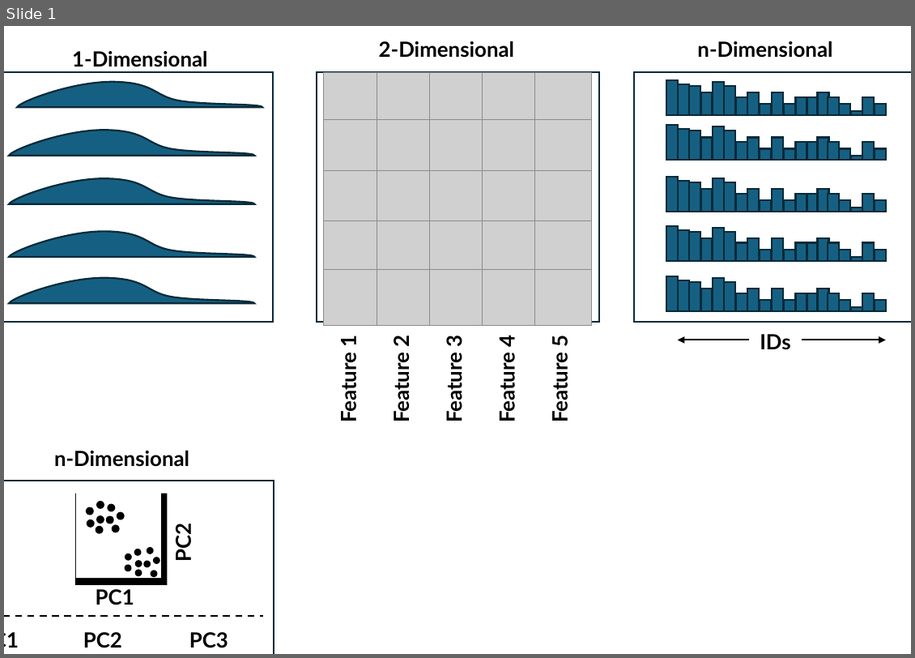
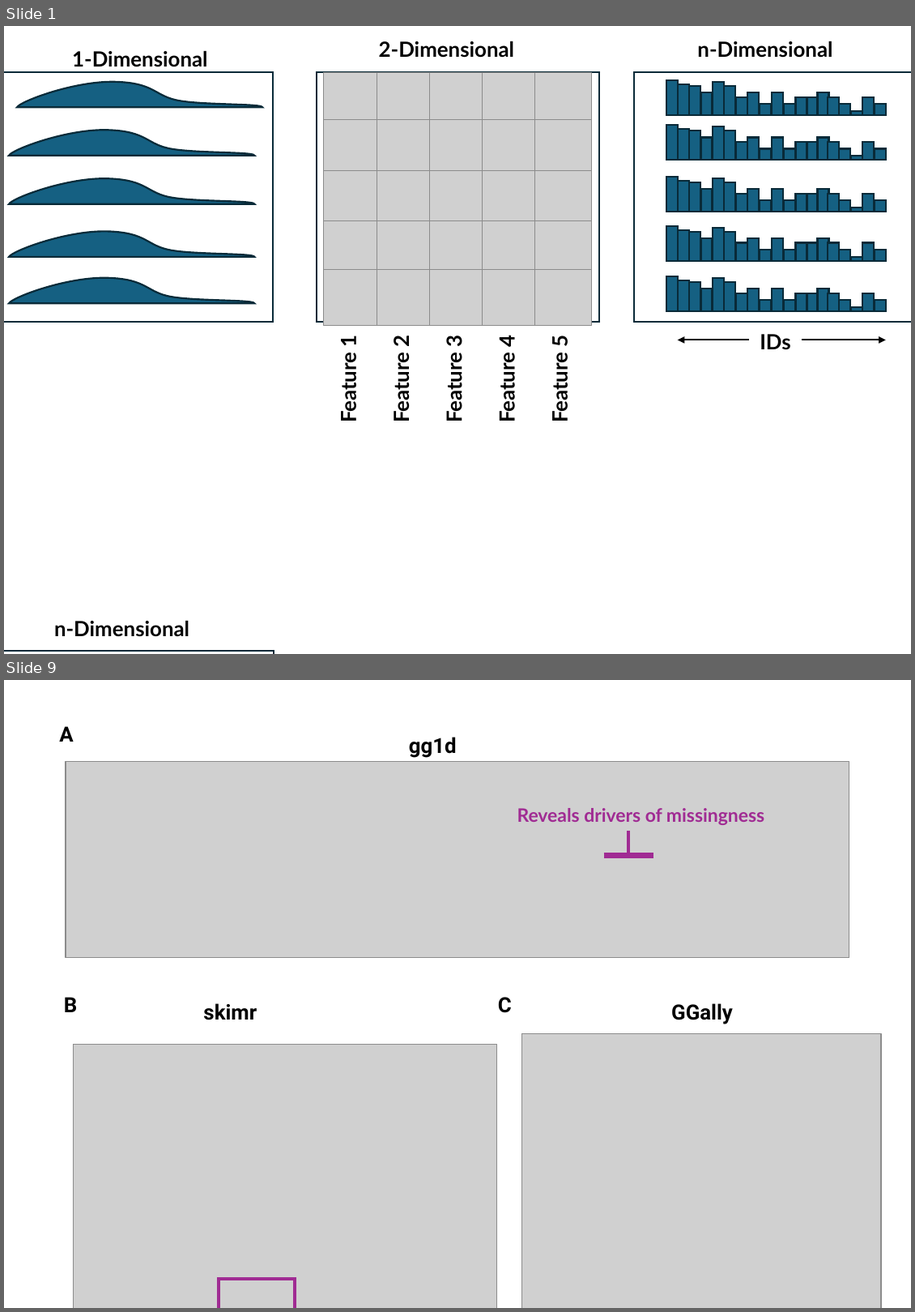
Before and after one commit to selkamand/gg1d, a slide deck: paper/figures.pptx. Shown one above the other, each under a label of ours: slide 1 before the commit, slides 1 and 9 after it; the slides between them are not shown. The pictures are 915x658 and 915x1312 pixels, drawn with LibreOffice and Linux fonts; fonts in the diff are those of the drawing; grey boxes stand for pictures. Boxes give left, top, right and bottom in pixels: in the first picture for what was removed or moved away, otherwise in the second. Text is boxed around its words. In the diff, an @@ line names an element or a change of style, - is before the commit and + after.

```diff
--- a/paper/figures.pptx
+++ b/paper/figures.pptx
@@ slide 9 added at [4,680,911,1308], background #FFFFFF @@
@@ text added at [59,726,73,742], 18 pt, text #000000, bold @@
+A
@@ text added at [409,737,457,758], 18 pt, text #000000, bold @@
+gg1d
@@ picture added at [66,762,850,958] @@
@@ text added at [518,808,765,825], 16 pt, text #A02B93, bold @@
+Reveals drivers of missingness
@@ line added from (629, 831) to (629, 857), #A02B93 3 pt @@
@@ line added from (603, 856) to (653, 856), #A02B93 4.5 pt @@
@@ text added at [64,997,77,1012], 18 pt, text #000000, bold @@
+B
@@ text added at [203,1003,257,1020], 18 pt, text #000000, bold @@
+skimr
@@ text added at [498,997,512,1013], 18 pt, text #000000, bold @@
+C
@@ text added at [671,1003,733,1024], 18 pt, text #000000, bold @@
+GGally
@@ picture added at [522,1034,882,1308] @@
@@ picture added at [73,1044,497,1308] @@
@@ rectangle added at [219,1279,295,1308], outline #A02B93 3 pt @@
@@ slide 1 changed as well @@
@@ text "n-Dimensional": place and size @@
-text "n-Dimensional" at [54,450,189,467]
+text "n-Dimensional" at [54,620,189,637]
@@ group removed at [4,493,263,654]: 18 ellipses, 5 texts, 1 rectangle, 1 line @@
-PC2
-PC1
-PC1
-PC2
-PC3
@@ rectangle: place and size @@
-rectangle at [4,481,274,654]
+rectangle at [4,651,274,654]
```
Also in this commit, not shown: 9 other slides added, 36 other files.
